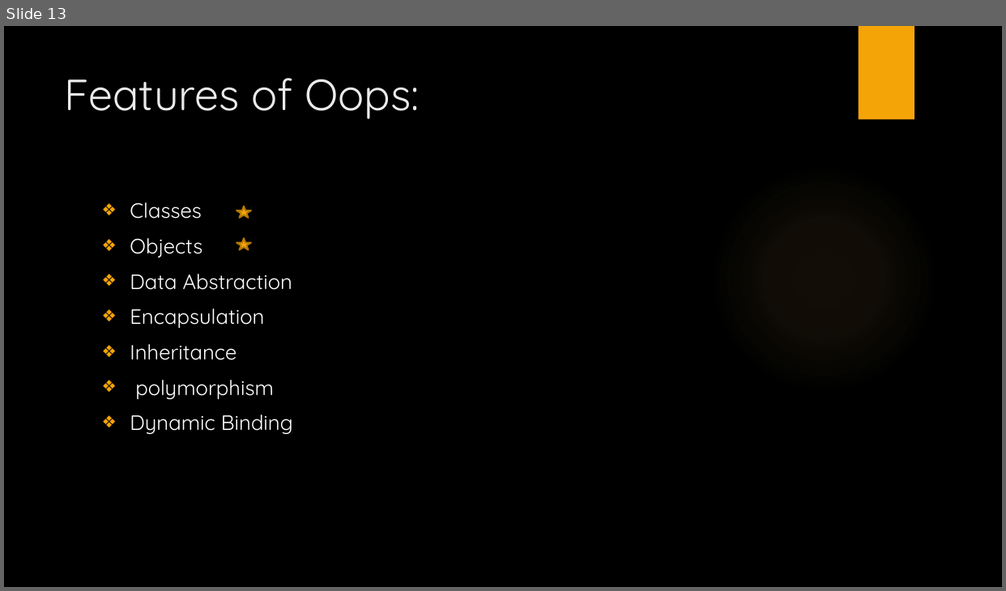
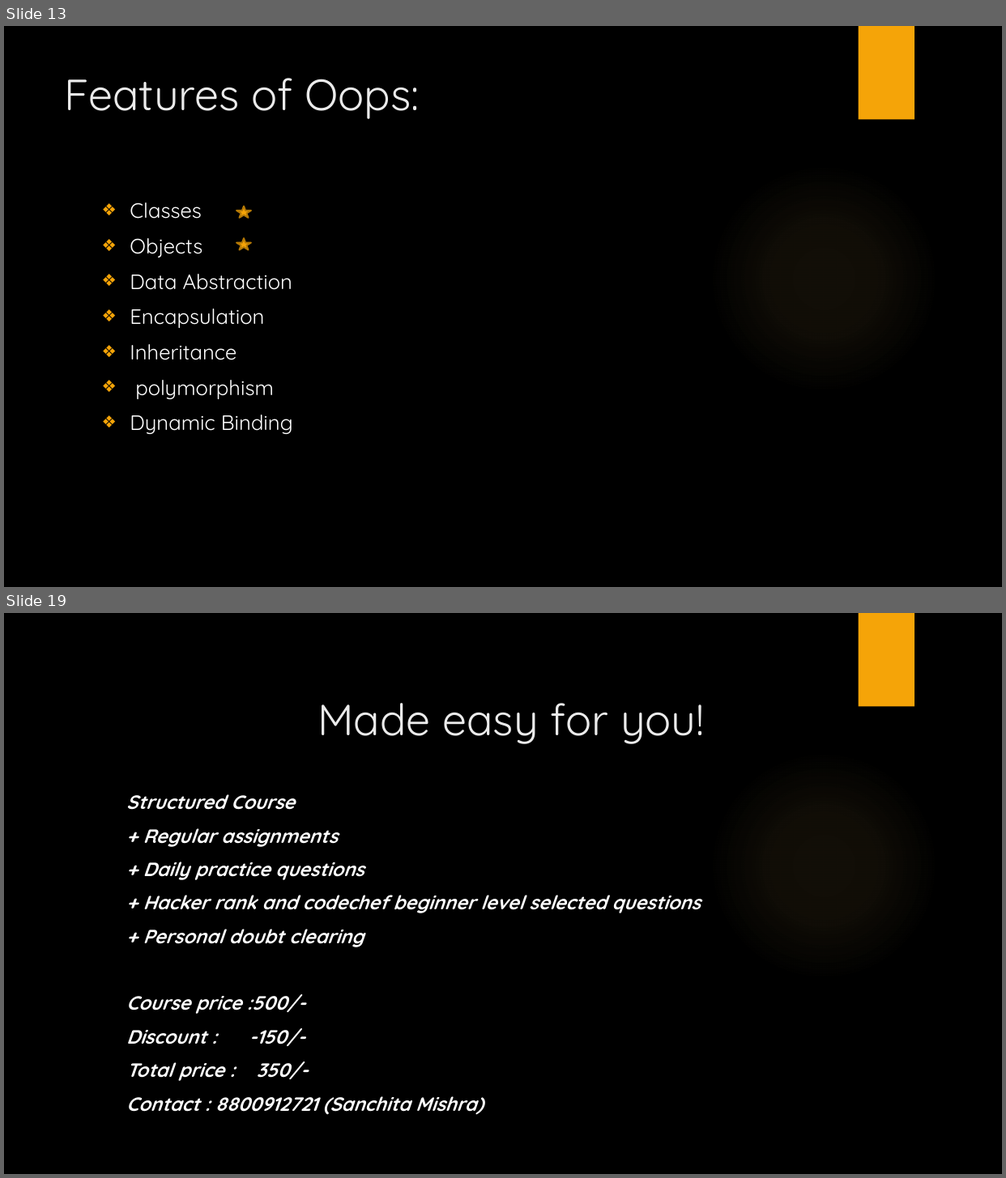
Before and after one commit to SanchitaMishra170676/javaBasics, a slide deck: Webinar.pptx. Shown one above the other, each under a label of ours: slide 13 before the commit, slides 13 and 19 after it; the slides between them are not shown. The pictures are 1006x591 and 1006x1178 pixels, drawn with LibreOffice and Linux fonts; fonts in the diff are those of the drawing; background and template pictures are left out. Boxes give left, top, right and bottom in pixels: in the first picture for what was removed or moved away, otherwise in the second. Text is boxed around its words. In the diff, an @@ line names an element or a change of style, - is before the commit and + after.

```diff
--- a/Webinar.pptx
+++ b/Webinar.pptx
@@ slide 19 added at (4, 613, 1002, 1174), background picture (left out); not listed: 2 template elements that a slide beside it also shows @@
@@ title added at (317, 703, 704, 744), 42 pt, text #EBEBEB @@
+Made easy for you!
@@ text added at (126, 795, 700, 1115), 18.5 pt, text #FFFFFF, bold, italic @@
+Structured Course
++ Regular assignments
++ Daily practice questions
++ Hacker rank and codechef beginner level selected questions
++ Personal doubt clearing
+Course price :500/-
+Discount : -150/-
+Total price : 350/-
+Contact : 8800912721 (Sanchita Mishra)
```
Also in this commit, not shown: 6 other slides added.
